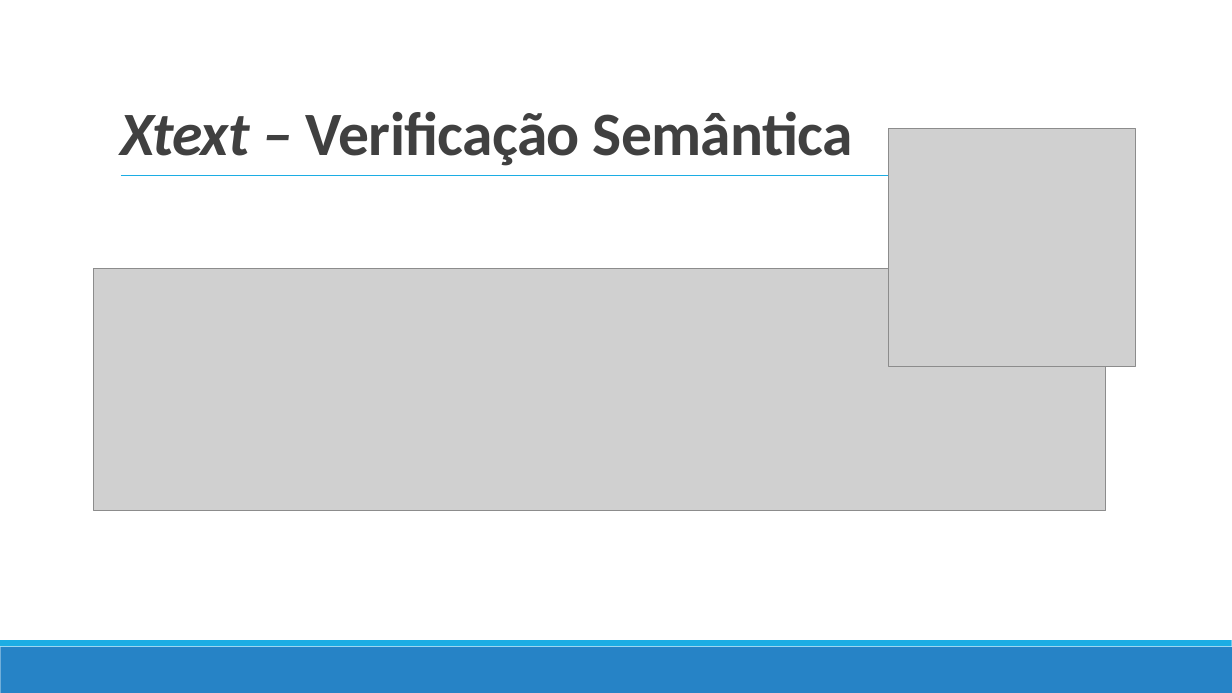
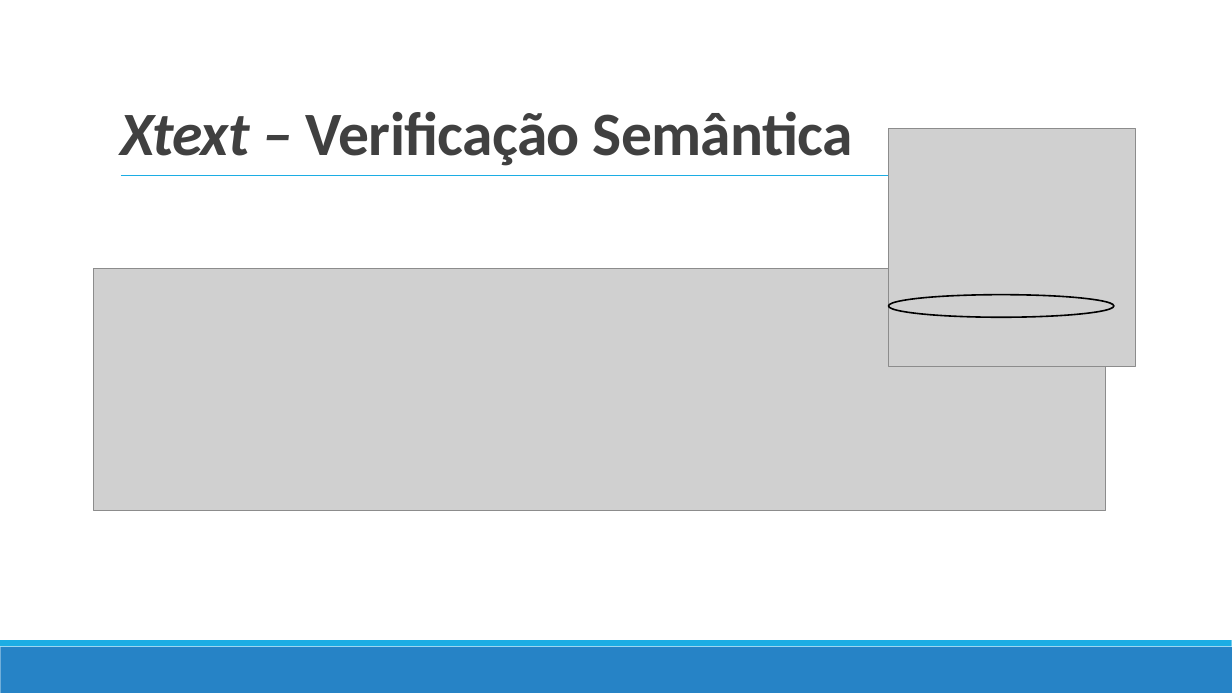
Before and after one commit to TiagoJVO/PDS16inEclipse, a slide deck: slide 12 of Apresentação final/PDS16inEclipse.pptx. Drawn at 1232x693 pixels with LibreOffice and Linux fonts; fonts in the diff are those of the drawing; grey boxes stand for pictures. Boxes give left, top, right and bottom in pixels: in the first picture for what was removed or moved away, otherwise in the second. Text is boxed around its words. In the diff, an @@ line names an element or a change of style, - is before the commit and + after.

```diff
--- a/Apresentação final/PDS16inEclipse.pptx
+++ b/Apresentação final/PDS16inEclipse.pptx
@@ ellipse added at (889, 295, 1115, 317), outline #000000 1.25 pt @@
```
Also in this commit, not shown: 5 other slides changed, 1 slide added, 1 slide removed, 54 other files.
